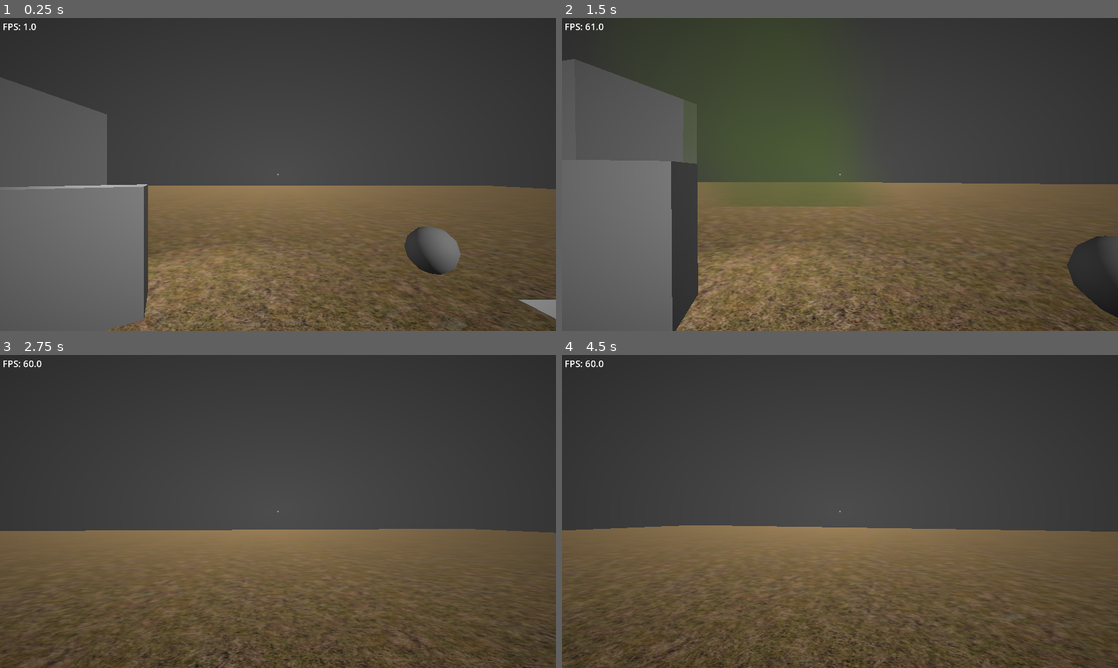
Above: before the commit, frames 1-4 (two rows, left to right).
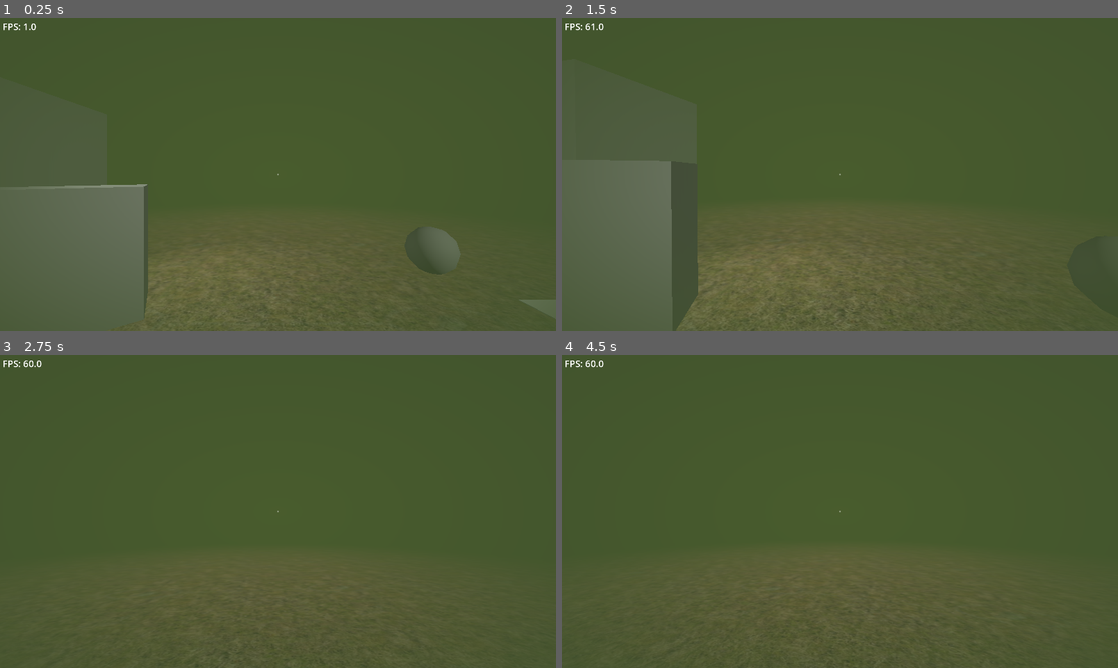
Above: after the commit, the same moments.

Repository: Sea-Men-Studios/Despair
Game: Godot game, scene res://scenes/test_environment.tscn
Same seed, same stepped clock (60 frames per second), same inputs: the game is played once before the commit and once after it. Sound files missing from this copy of the repository are replaced by a short silence.
Inputs (mouse positions are in pixels of both pictures, inside the frame that each line leads up to):
- Up to frame 1 (0.25 s): no input
- Up to frame 2 (1.5 s): tap Enter at 0.5 s; move the mouse to (867, 174) at 0.52 s; hold E (interact) 0.53-1.28 s; hold W (forwards) from 0.53 s (still down); click (867, 174) at 0.67 s; move the mouse to (812, 174) at 1.27 s; tap Q at 1.35 s
- Up to frame 3 (2.75 s): keep holding W (forwards); move the mouse to (289, 505) at 2.02 s; tap Shift at 2.1 s
- Up to frame 4 (4.5 s): keep holding W (forwards); move the mouse to (834, 517) at 2.77 s; tap Alt at 2.85 s; click (834, 517) at 2.92 s; move the mouse to (878, 514) at 3.52 s; hold E (interact) 3.53-4.28 s; move the mouse to (795, 508) at 4.27 s; tap Q at 4.35 s

The runs differ from the first frame. In frame 1, 72% of the frame differs, in the area x 0-100%, y 0-100%; in frame 2, 56%; in frame 3, 63%; in frame 4, 63%.

Commit message:
Replaced volumetric fog with green vignette

Diff:
--- a/assets/shaders/vignette.gdshader
+++ b/assets/shaders/vignette.gdshader
@@ -3,10 +3,11 @@
 uniform float alpha = 1.0;
 uniform float inner_radius = 0.0;
 uniform float outer_radius = 1.0;
+uniform vec3 color = vec3(0.0, 0.0, 0.0);
 
 void fragment() {
 	float x = abs(UV.r-.5)*2.0;
 	float y = abs(UV.g-.5)*2.0;
 	float q = 1.0-(1.0-sqrt(x*x+y*y)/outer_radius)/(1.0-inner_radius);
-	COLOR = vec4(0, 0, 0, q*alpha);
+	COLOR = vec4(color, q*alpha);
 }
--- a/scenes/Player.tscn
+++ b/scenes/Player.tscn
@@ -9,9 +9,10 @@
 
 [sub_resource type="ShaderMaterial" id="ShaderMaterial_qu4a1"]
 shader = ExtResource("3_mdl7e")
-shader_parameter/alpha = 1.2
-shader_parameter/inner_radius = 0.0
-shader_parameter/outer_radius = 4.0
+shader_parameter/alpha = 1.58
+shader_parameter/inner_radius = -0.175
+shader_parameter/outer_radius = 2.95
+shader_parameter/color = Vector3(0.254, 0.325, 0.176)
 
 [sub_resource type="StyleBoxFlat" id="StyleBoxFlat_70d11"]
 bg_color = Color(1, 1, 1, 0.39215687)
--- a/scenes/test_environment.tscn
+++ b/scenes/test_environment.tscn
@@ -4,7 +4,6 @@
 [ext_resource type="PackedScene" uid="uid://dulbjs303pf3h" path="res://scenes/Player.tscn" id="3_nbain"]
 [ext_resource type="Texture2D" uid="uid://2rrm25svrirb" path="res://assets/textures/dead_grass.jpg" id="4_b2arr"]
 [ext_resource type="FontFile" uid="uid://bdc5pulf3pph6" path="res://assets/fonts/Philophobia-0p8d.ttf" id="5_q7yga"]
-[ext_resource type="Texture2D" uid="uid://n6x7333kek1x" path="res://assets/textures/smoke.png" id="5_ut5rl"]
 [ext_resource type="Script" uid="uid://bwgft50o7gqha" path="res://src/debug/fps.gd" id="6_b2arr"]
 [ext_resource type="Script" uid="uid://bn3i3o85qv2ar" path="res://src/objects/test_grabbable.gd" id="6_frvy6"]
 [ext_resource type="Script" uid="uid://drc54agwk85uw" path="res://src/objects/note.gd" id="7_b2arr"]
@@ -13,14 +12,13 @@
 [ext_resource type="AudioStream" uid="uid://dxwxwwofkywwj" path="res://assets/Audio/morsecodetest.ogg" id="18_wwk3j"]
 
 [sub_resource type="Environment" id="Environment_83ng5"]
+fog_enabled = true
 fog_mode = 1
 fog_light_color = Color(0.29411766, 0.37254903, 0.1764706, 1)
 fog_density = 1.0
 fog_depth_begin = 0.0
 fog_depth_end = 20.0
-volumetric_fog_enabled = true
 volumetric_fog_density = 0.0
-adjustment_enabled = true
 
 [sub_resource type="StandardMaterial3D" id="StandardMaterial3D_lnu2h"]
 cull_mode = 1
@@ -52,27 +50,6 @@
 [sub_resource type="BoxMesh" id="BoxMesh_dtook"]
 material = SubResource("StandardMaterial3D_gh7k3")
 subdivide_depth = 1
-
-[sub_resource type="ParticleProcessMaterial" id="ParticleProcessMaterial_q7yga"]
-emission_shape = 3
-emission_box_extents = Vector3(20, 5, 20)
-direction = Vector3(0, 0, 0)
-spread = 110.647
-gravity = Vector3(0, 0, 0)
-scale_max = 16.38
-
-[sub_resource type="StandardMaterial3D" id="StandardMaterial3D_kr1d5"]
-transparency = 1
-albedo_color = Color(0.22207353, 0.2848043, 0.12768137, 1)
-albedo_texture = ExtResource("5_ut5rl")
-emission_enabled = true
-emission = Color(0.22352941, 0.28627452, 0.12941177, 1)
-billboard_mode = 1
-
-[sub_resource type="PlaneMesh" id="PlaneMesh_b2563"]
-material = SubResource("StandardMaterial3D_kr1d5")
-size = Vector2(16, 16)
-orientation = 2
 
 [sub_resource type="FogMaterial" id="FogMaterial_ca36r"]
 density = 0.4
@@ -159,15 +136,6 @@
 [node name="CollisionShape3D" type="CollisionShape3D" parent="World/MeshInstance3D/StaticBody3D" unique_id=97510277]
 shape = SubResource("ConcavePolygonShape3D_5qein")
 
-[node name="GPUParticles3D" type="GPUParticles3D" parent="World" unique_id=182926617]
-transform = Transform3D(1, 0, 0, 0, 1, 0, 0, 0, 1, 0, 6.474313, 0.23003387)
-sorting_use_aabb_center = false
-amount = 50
-lifetime = 10.0
-fixed_fps = 10
-process_material = SubResource("ParticleProcessMaterial_q7yga")
-draw_pass_1 = SubResource("PlaneMesh_b2563")
-
 [node name="CharacterBody3D" parent="." unique_id=136917392 instance=ExtResource("3_nbain")]
 transform = Transform3D(1, 0, 0, 0, 1, 0, 0, 0, 1, 0, 3.6298447, 0)
 
